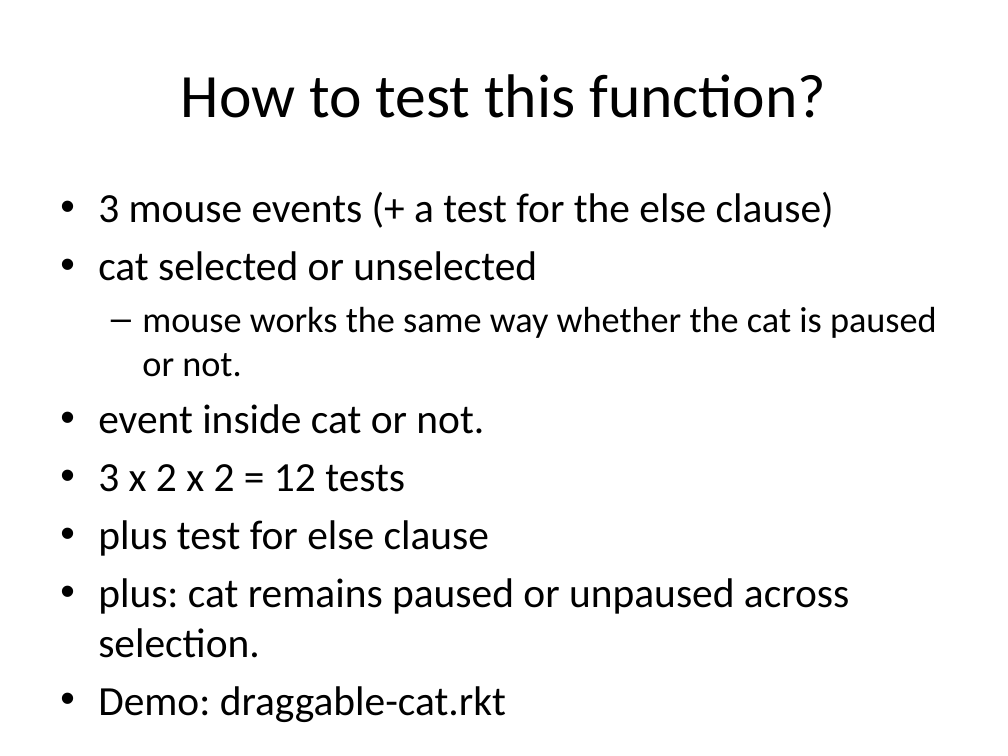
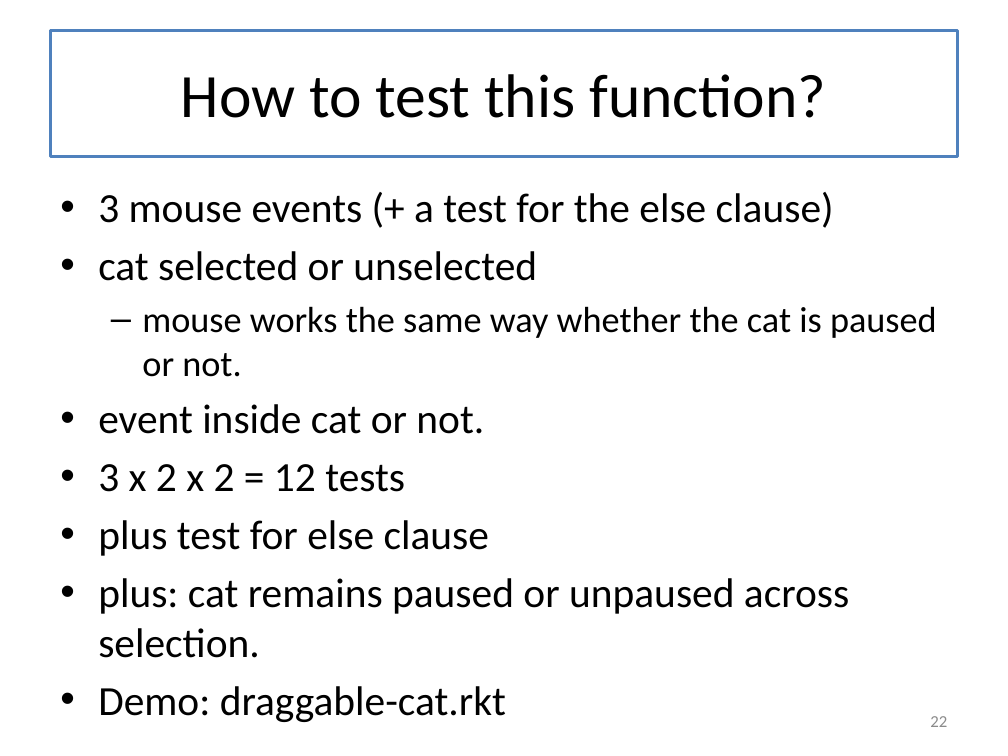
Before and after one commit to mwand/cs5010f16, a slide deck: slide 22 of Slides/Lesson 3.3 Draggable-Cat.pptx. Drawn at 1008x756 pixels with LibreOffice and Linux fonts; fonts in the diff are those of the drawing. Boxes give left, top, right and bottom in pixels: in the first picture for what was removed or moved away, otherwise in the second. Text is boxed around its words. In the diff, an @@ line names an element or a change of style, - is before the commit and + after.

```diff
--- a/Slides/Lesson 3.3 Draggable-Cat.pptx
+++ b/Slides/Lesson 3.3 Draggable-Cat.pptx
@@ title "How to test this function?": place and size @@
-title "How to test this function?" at box(181, 74, 826, 118)
+title "How to test this function?" at box(50, 30, 958, 156)
@@ title "How to test this function?" at box(50, 30, 958, 156): fill none to #FFFFFF; outline none to #4F81BD 2.25 pt @@
@@ page number added at box(930, 716, 947, 727), 12 pt, text #8C8C8C @@
+22
```
Also in this commit, not shown: 26 other slides changed, 11 other files.
